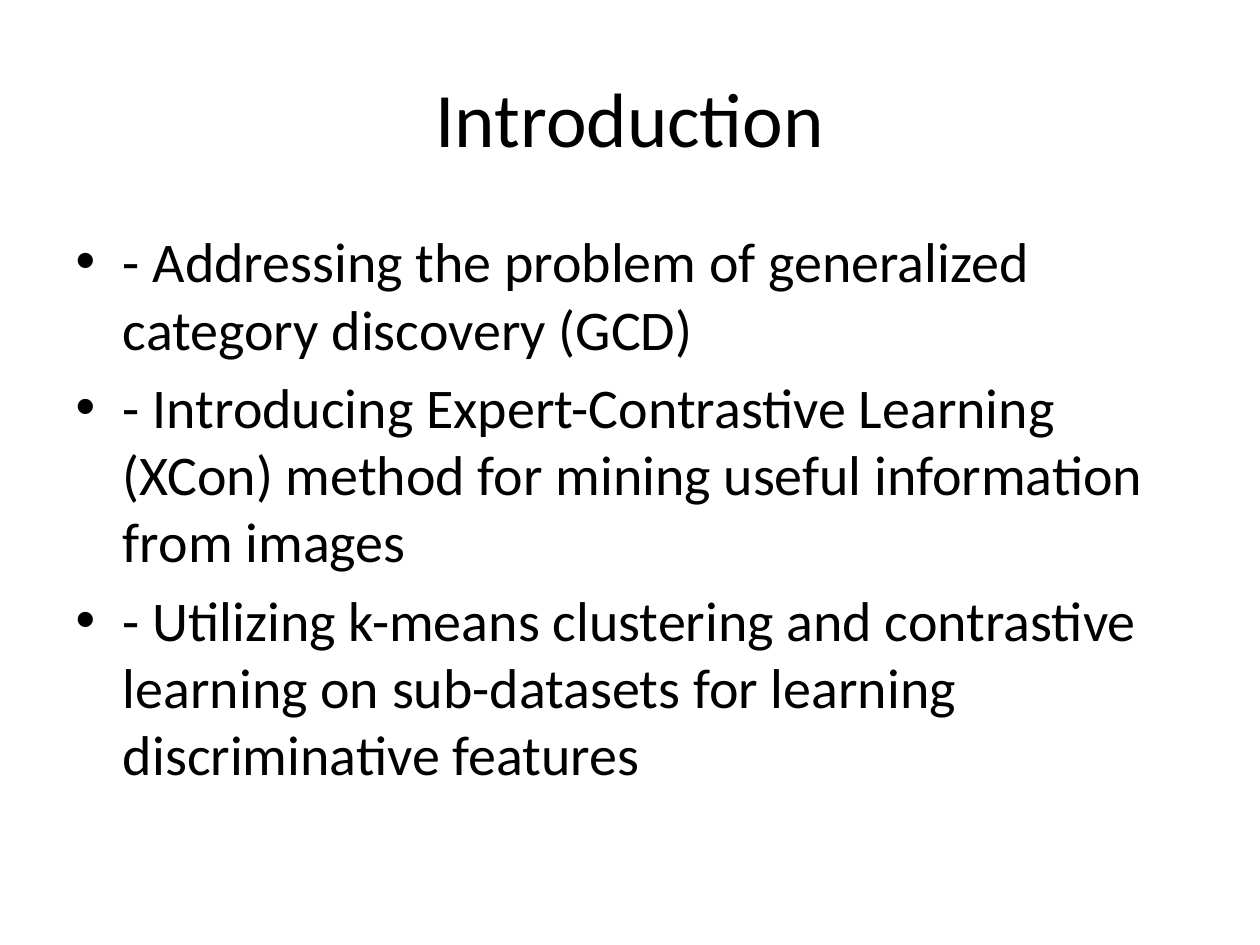
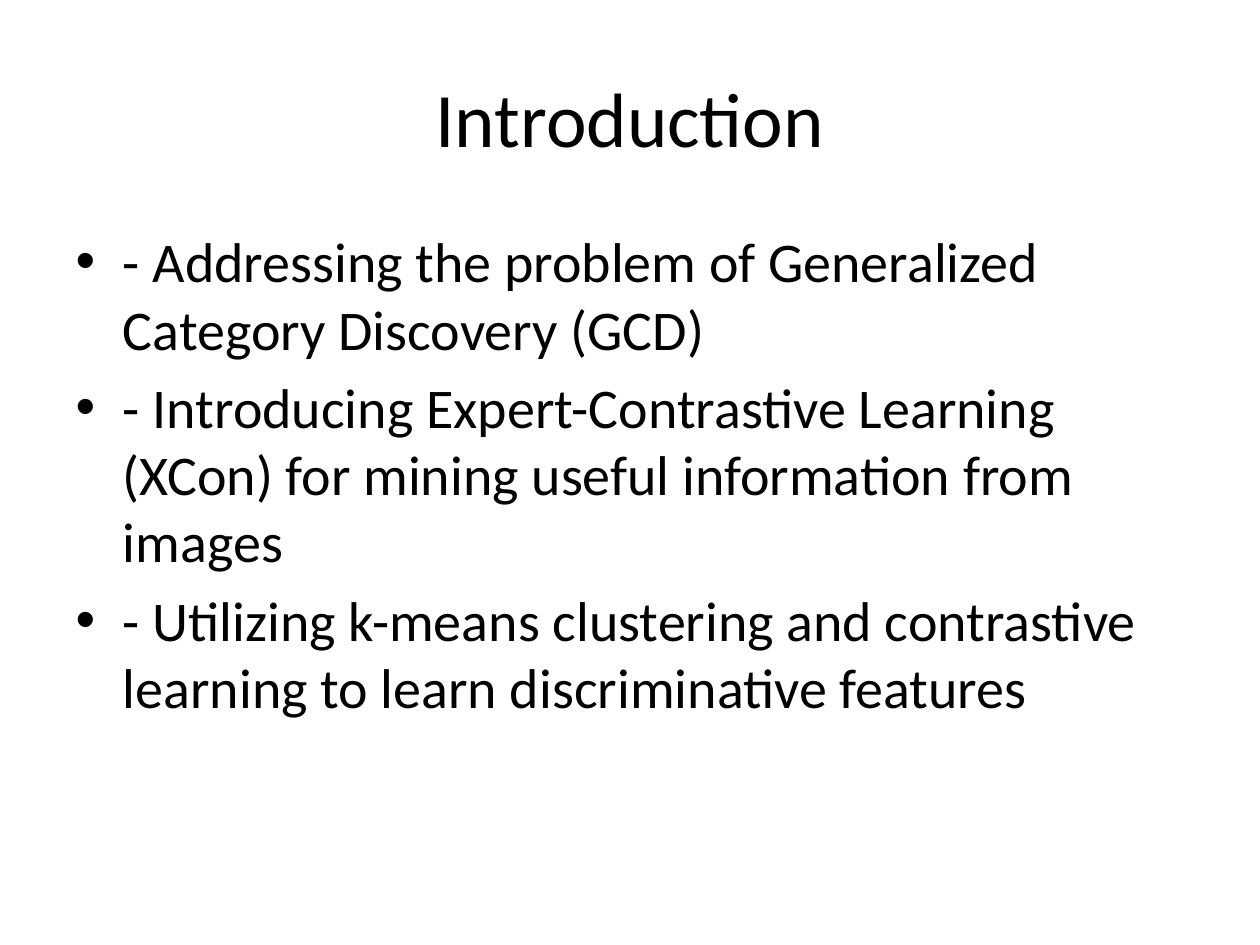
Before and after one commit to StephanieMussi/GRASPER, a slide deck: slide 2 of presentation.pptx. Drawn at 1260x945 pixels with LibreOffice and Linux fonts; fonts in the diff are those of the drawing. Boxes give left, top, right and bottom in pixels: in the first picture for what was removed or moved away, otherwise in the second. Text is boxed around its words. In the diff, an @@ line names an element or a change of style, - is before the commit and + after.

```diff
--- a/presentation.pptx
+++ b/presentation.pptx
@@ text at box(123, 243, 1136, 718): text changed @@
-• - Addressing the problem of generalized category discovery (GCD)
-• - Introducing Expert-Contrastive Learning (XCon) method for mining useful information from images
-• - Utilizing k-means clustering and contrastive learning on sub-datasets for learning discriminative features
+• - Addressing the problem of Generalized Category Discovery (GCD)
+• - Introducing Expert-Contrastive Learning (XCon) for mining useful information from images
+• - Utilizing k-means clustering and contrastive learning to learn discriminative features
```
Also in this commit, not shown: 7 other slides changed, 1 slide added, 1 slide removed, 1 other file.
